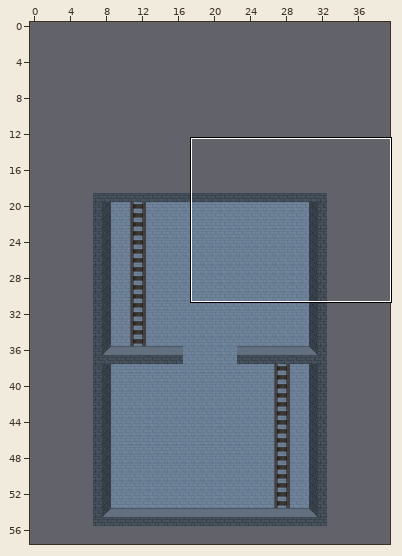
Tiled map (JSON): assets/map/torre_1.json. The first picture is a wide view before the edit; the outline marks the close-up.
Close-up. Before the commit:
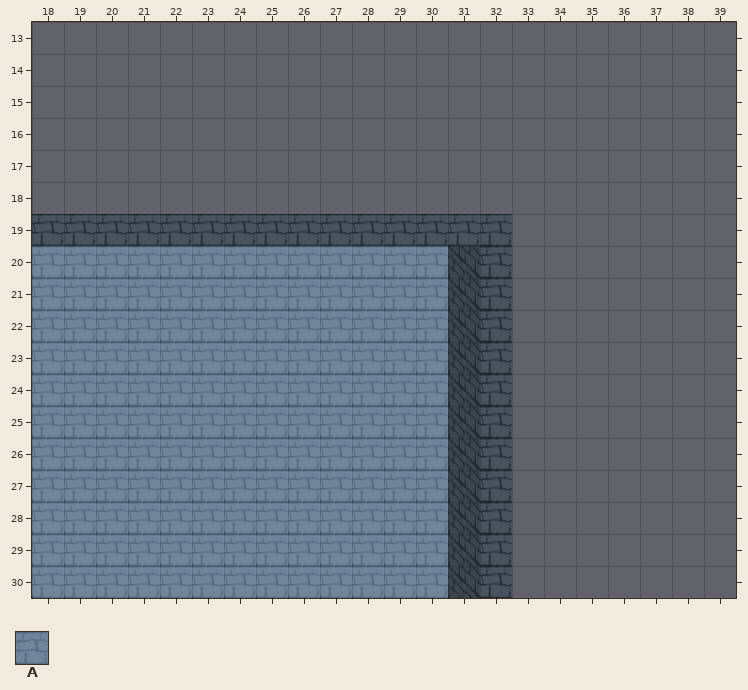
Cells are 32x32 px. Shown: x 18..39, y 13..30. The commit also changed other parts of the map, which this record leaves out.
Key: from "torre1": A 20.
_ is an empty cell, # one hidden under a higher layer.
Layers that did not change in this view are not listed.
Layer "background" before, first column x 18:
13 ______________________
14 ______________________
15 ______________________
16 ______________________
17 ______________________
18 ______________________
19 ###############_______
20 AAAAAAAAAAAAA##_______
21 AAAAAAAAAAAAA##_______
22 AAAAAAAAAAAAA##_______
23 AAAAAAAAAAAAA##_______
24 AAAAAAAAAAAAA##_______
25 AAAAAAAAAAAAA##_______
26 AAAAAAAAAAAAA##_______
27 AAAAAAAAAAAAA##_______
28 AAAAAAAAAAAAA##_______
29 AAAAAAAAAAAAA##_______
30 AAAAAAAAAAAAA##_______
Now the later version:
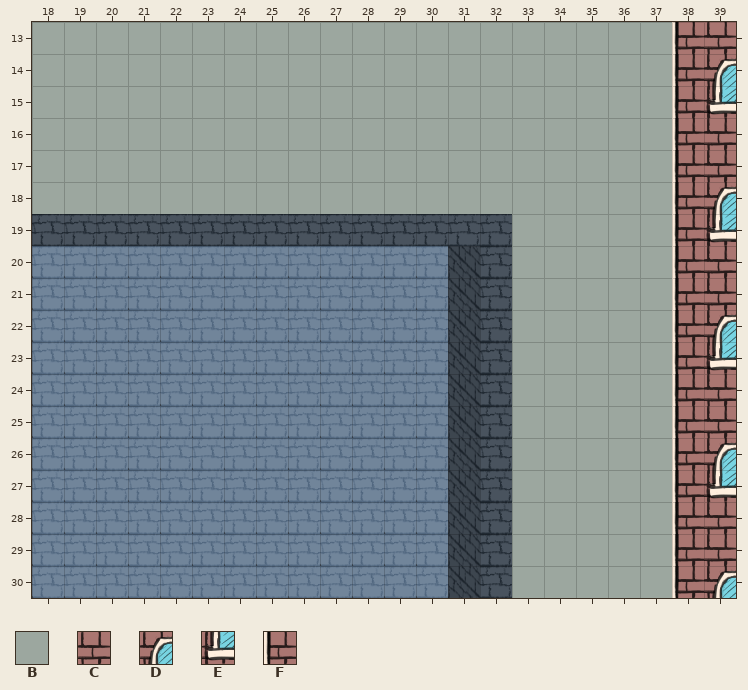
Further tiles: from "torre1": B 22, C 29, D 30, E 43, F 47.
The edit:
Layer "background":
y 13: x 18..39 ______________________ -> BBBBBBBBBBBBBBBBBBBBFC
y 14: x 18..39 ______________________ -> BBBBBBBBBBBBBBBBBBBBFD
y 15: x 18..39 ______________________ -> BBBBBBBBBBBBBBBBBBBBFE
y 16..17: x 18..39 ______________________ -> BBBBBBBBBBBBBBBBBBBBFC
y 18: x 18..39 ______________________ -> BBBBBBBBBBBBBBBBBBBBFD
y 19: x 33..39 _______ -> BBBBBFE
y 20..21: x 33..39 _______ -> BBBBBFC
y 22: x 33..39 _______ -> BBBBBFD
y 23: x 33..39 _______ -> BBBBBFE
y 24..25: x 33..39 _______ -> BBBBBFC
y 26: x 33..39 _______ -> BBBBBFD
y 27: x 33..39 _______ -> BBBBBFE
y 28..29: x 33..39 _______ -> BBBBBFC
y 30: x 33..39 _______ -> BBBBBFD
